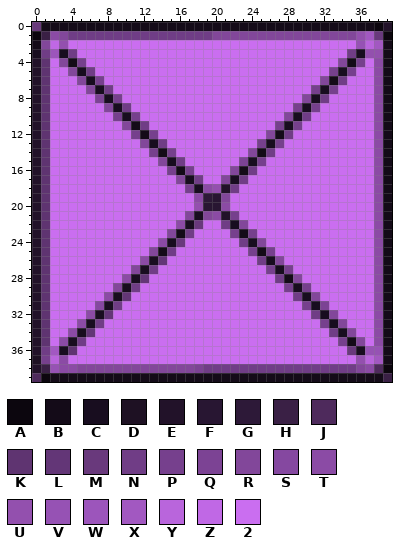
Pixel-art sprite, stored at banana.png. That is the earlier state.
The file is 40x40 pixels. Colours within 5 levels of each other are drawn and written as one.
Palette (. is transparent): A #0c060e  B #140b18  C #180d1f  D #1e1123  E #221229  F #281632  G #2d1938  H #3a2045  J #4e2a5c  K #5f3471  L #633677  M #69397c  N #703d86  P #76408d  Q #7c4394  R #82479a  S #8548a0  T #8b4ba5  U #9350ae  V #9652b4  W #9c55bb  X #a258c1  Y #b965dc  Z #c068e5  2 #ca6ef0
Pixels before, first column x 0:
 0 MBBBBBBBBBBBBBBBBBBBBBBBBBBBBBBBBBBBBBAE
 1 AHTRNNNNNNNNNNNNNNNNRRRRRRRRRRRRRRRRUXMA
 2 BRZU22222222222222222222222222222222VYXB
 3 CNWCN222222222222222222222222222222NCUUB
 4 EK2RBP2222222222222222222222222222RBP2TB
 5 EK22RCN22222222222222222222222222PCP22TB
 6 EK222RCP222222222222222222222222RBN222TB
 7 EK2222RCN2222222222222222222222PCP2222TB
 8 EK22222QCP22222222222222222222RCN22222TB
 9 EK222222RCN222222222222222222PCP222222TB
10 EK2222222PCP2222222222222222RCN2222222TB
11 EK22222222RBN22222222222222PCP22222222TB
12 EK222222222PBP222222222222RBN222222222TB
13 EK2222222222RCN2222222222PCP2222222222TB
14 EK22222222222PBP22222222RBN22222222222TB
15 EK222222222222RCN222222QCP222222222222TB
16 EK2222222222222PBP2222RBN2222222222222TB
17 EK22222222222222RCN22RCN22222222222222TB
18 EK222222222222222PCTUEN222222222222222TB
19 EK2222222222222222TGFR2222222222222222TB
20 EK2222222222222222UFFT2222222222222222TB
21 EK222222222222222RCRTEP222222222222222TB
22 EK22222222222222TCM22NCR22222222222222TB
23 EK2222222222222RBN2222PBP2222222222222TB
24 EK222222222222TCM222222NCR222222222222TB
25 EK22222222222RBN22222222PBP22222222222TB
26 EK2222222222TCL2222222222NCR2222222222TB
27 EK222222222RCN222222222222PCP222222222TB
28 EK22222222TCL22222222222222NBR22222222TB
29 EK2222222RCN2222222222222222PCP2222222TB
30 EK222222TCL222222222222222222NCR222222TB
31 EK22222SCN22222222222222222222PCQ22222TB
32 EK2222TCL2222222222222222222222NCR2222TB
33 EK222TCN222222222222222222222222PCR222TB
34 EK22TCL22222222222222222222222222NCR22TB
35 EK2TCN2222222222222222222222222222PBR2TB
36 ENXCK222222222222222222222222222222MCVVB
37 DPYT22222222222222222222222222222222UYXB
38 EHVTTRRRRRRRRRRRRRQNNNNNNNNNNNNNNNNNRTJA
39 JABBBBBBBBBBBBBBBBBBBBBBBBBBBBBBBBBBBBBH
Now the later version:
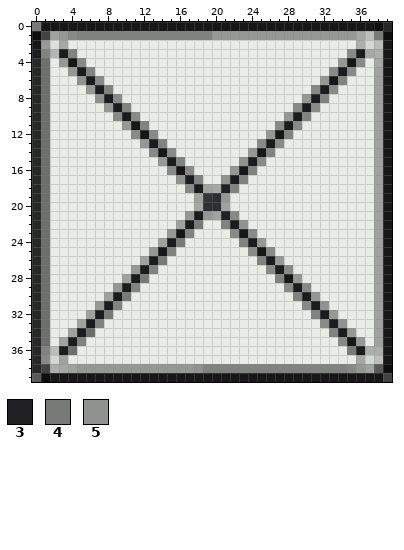
Colours new in this view: 3 #212123  4 #787a78  5 #909290
From old to new:
colour 2: #ca6ef0 -> #e8ece7
colour A: #0c060e -> #0e0e0e
colour B: #140b18 -> #171717
colour C: #180d1f -> #1b1c1e
colour E: #221229 -> #272827
colour F: #281632 -> #2d2e30
colour G: #2d1938 -> #343536
colour H: #3a2045 -> #424342
colour J: #4e2a5c -> #595b59
colour K: #5f3471 -> #6d6f6d
colour N: #703d86 -> #818381
colour P: #76408d -> #888a88
colour R: #82479a -> #959895
colour T: #8b4ba5 -> #9fa29f
colour U: #9350ae -> #a5a8a4
colour V: #9652b4 -> #abaeaa
colour W: #9c55bb -> #b3b6b4
colour X: #a258c1 -> #bbbeba
colour Y: #b965dc -> #d4d8d4
colour Z: #c068e5 -> #dce0dc
Changed rows in their new state; - is a pixel that keeps its letter.
first column x 0:
 0 4--------------------------------------
 1 ----P---------------------------------4
 3 -----------------------------------P--V
 4 --------------------------------------U
 6 -----5---------------------------------
 8 -------5-------------------------------
first column x 0:
15 -----------------------5------------
17 ----------------5----5--------------
18 ---------------------3--------------
21 ---------------------3--------------
22 ------------------4----5------------
24 ----------------4-------------------
26 --------------4---------------------
28 ------------4-----------------------
30 ----------4-------------------------
31 -------R------------------------5---
32 --------4---------------------------
33 ----------------------------------5-
34 ------K-----------------------------
36 -----------------------------------4
37 E-----------------------------------
38 ---U--------------5----------------P
Changed places in both pictures, as pixel boxes (x1, y1, x2, y2):
changed: (32, 22, 392, 382)
